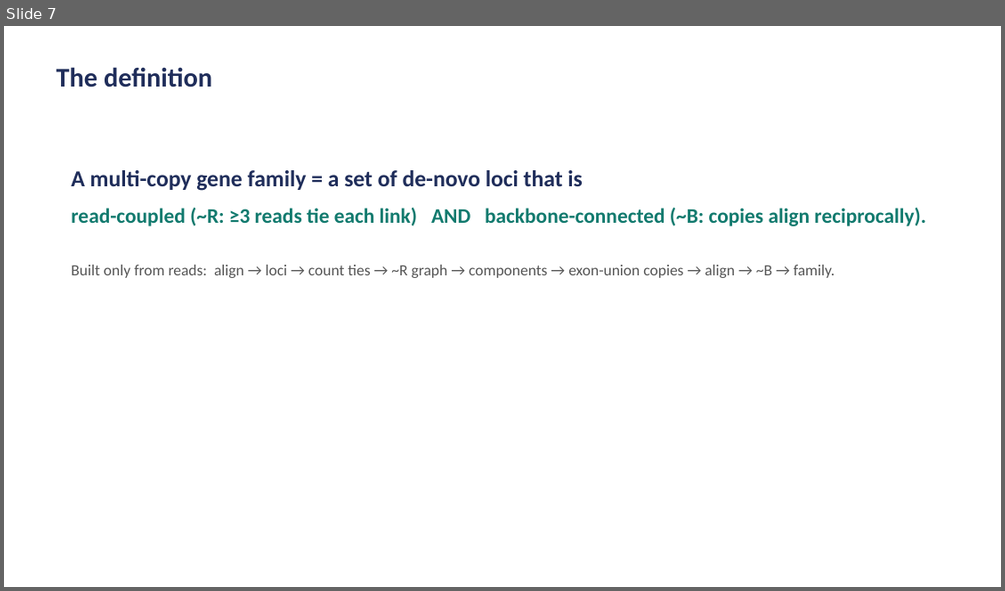
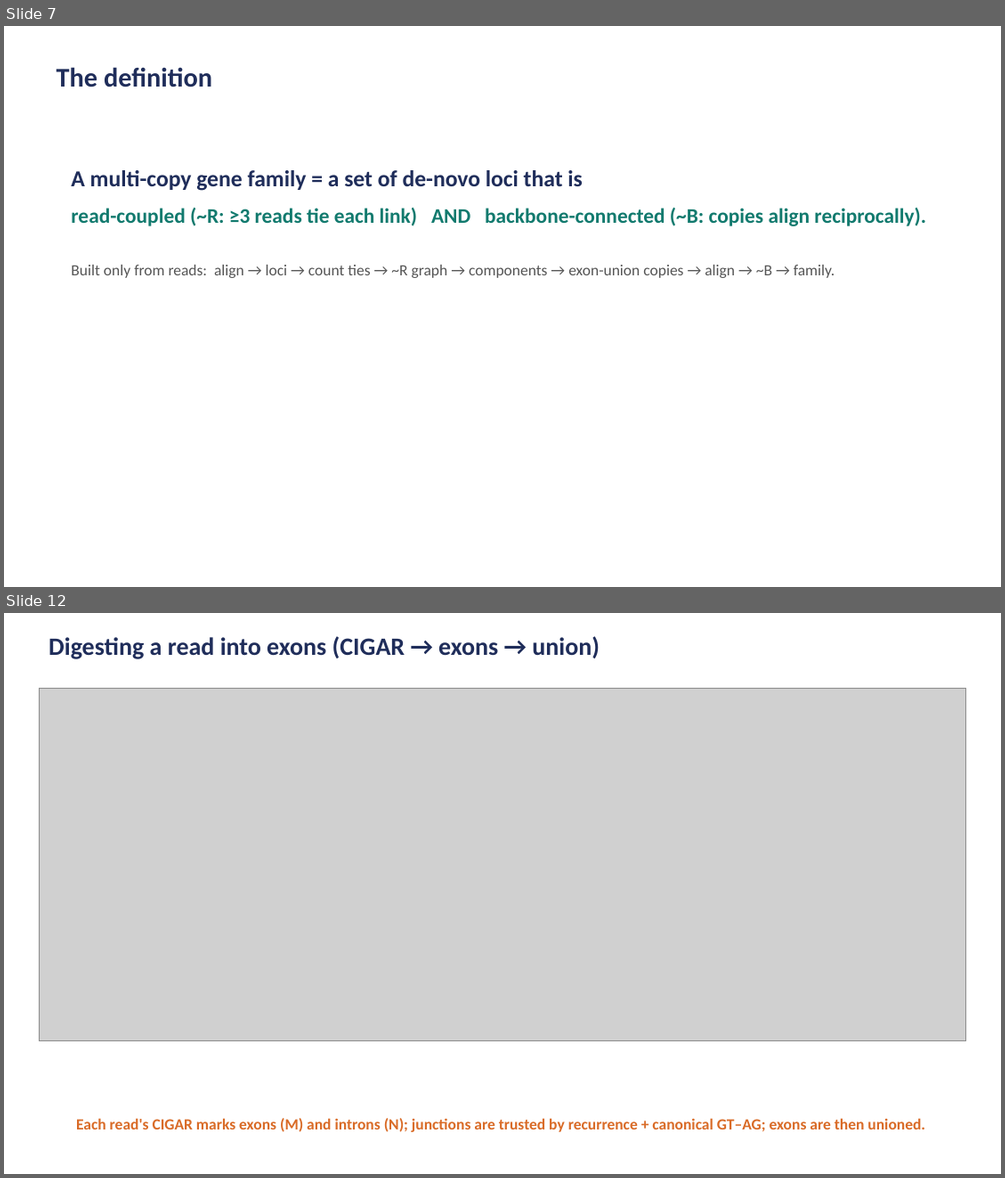
Before and after one commit to juanfraitu1/Rustle, a slide deck: bench/family_definition_visual.pptx. Shown one above the other, each under a label of ours: slide 7 before the commit, slides 7 and 12 after it; the slides between them are not shown. The pictures are 1005x591 and 1005x1178 pixels, drawn with LibreOffice and Linux fonts; fonts in the diff are those of the drawing; grey boxes stand for pictures. Boxes give left, top, right and bottom in pixels: in the first picture for what was removed or moved away, otherwise in the second. Text is boxed around its words. In the diff, an @@ line names an element or a change of style, - is before the commit and + after.

```diff
--- a/bench/family_definition_visual.pptx
+++ b/bench/family_definition_visual.pptx
@@ slide 12 added at (x1=4, y1=613, x2=1001, y2=1174), background #FFFFFF @@
@@ text added at (x1=48, y1=636, x2=599, y2=659), 24 pt, text #1F2D5A, bold @@
+Digesting a read into exons (CIGAR → exons → union)
@@ picture added at (x1=39, y1=688, x2=966, y2=1041) @@
@@ text added at (x1=76, y1=1118, x2=925, y2=1132), 15 pt, text #D96B27, bold @@
+Each read's CIGAR marks exons (M) and introns (N); junctions are trusted by recurrence + canonical GT–AG; exons are then unioned.
```
Also in this commit, not shown: 1 slide changed, 4 other slides added, 4 other files.
